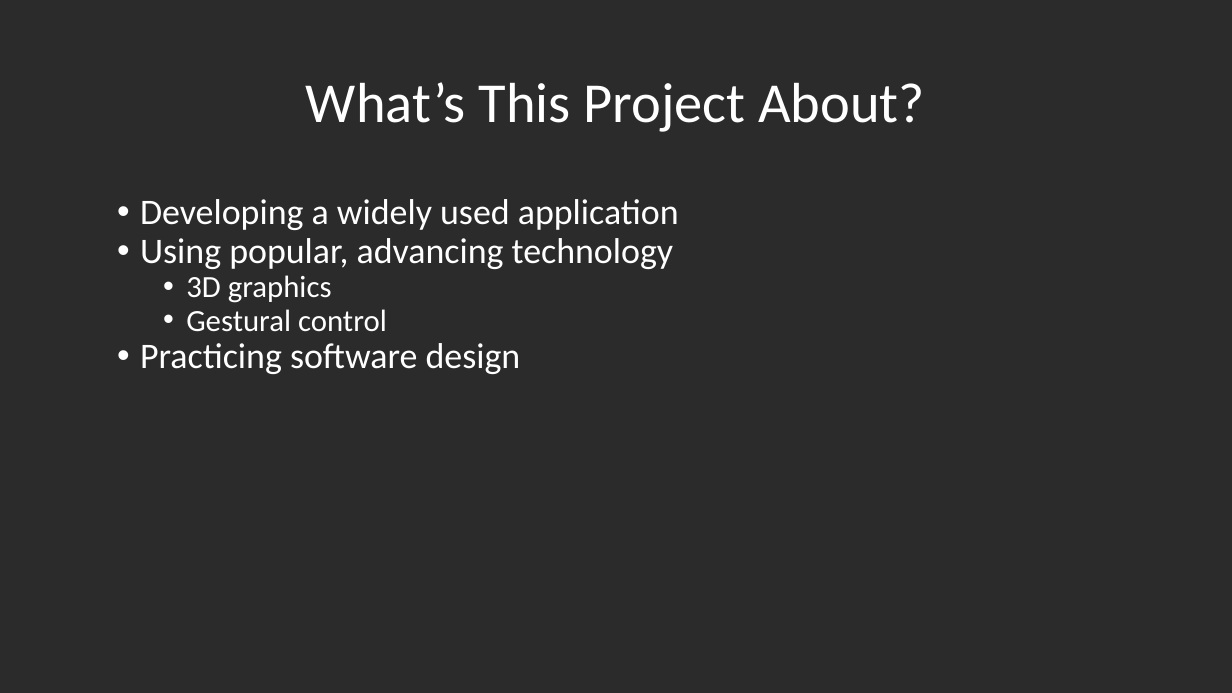
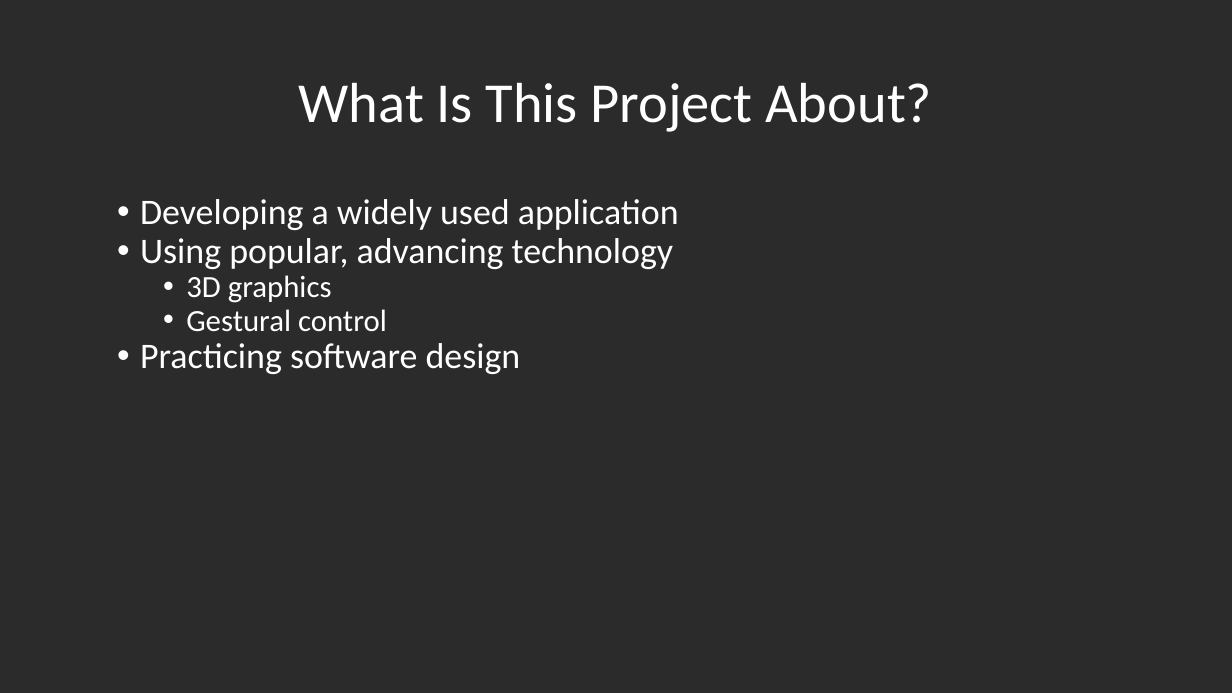
Before and after one commit to AJoshSims/3D-Gesture-Controlled-Pong, a slide deck: slide 2 of documents/presentations/spring.pptx (slide 3 before the commit). Drawn at 1232x693 pixels with LibreOffice and Linux fonts; fonts in the diff are those of the drawing; background and template pictures are left out; a plain dark background stands for a picture behind light text. Boxes give left, top, right and bottom in pixels: in the first picture for what was removed or moved away, otherwise in the second. Text is boxed around its words. In the diff, an @@ line names an element or a change of style, - is before the commit and + after.

```diff
--- a/documents/presentations/spring.pptx
+++ b/documents/presentations/spring.pptx
@@ title at (299, 82, 932, 132): text changed @@
-What’s This Project About?
+What Is This Project About?
```
Also in this commit, not shown: 4 other slides changed, 3 slides added, 2 slides removed, 27 other files.
